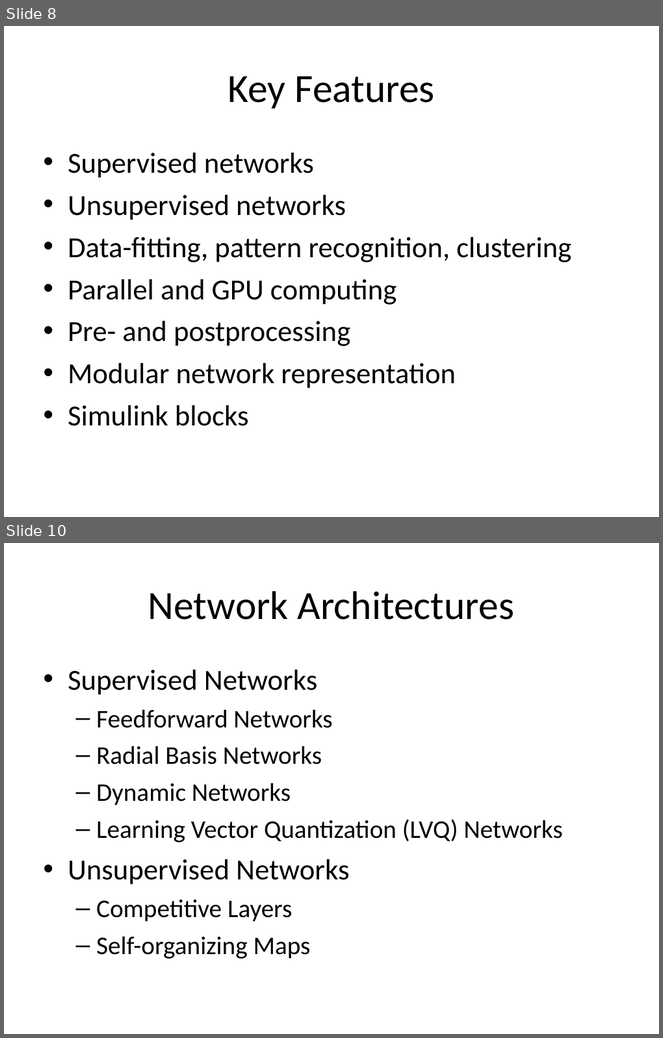
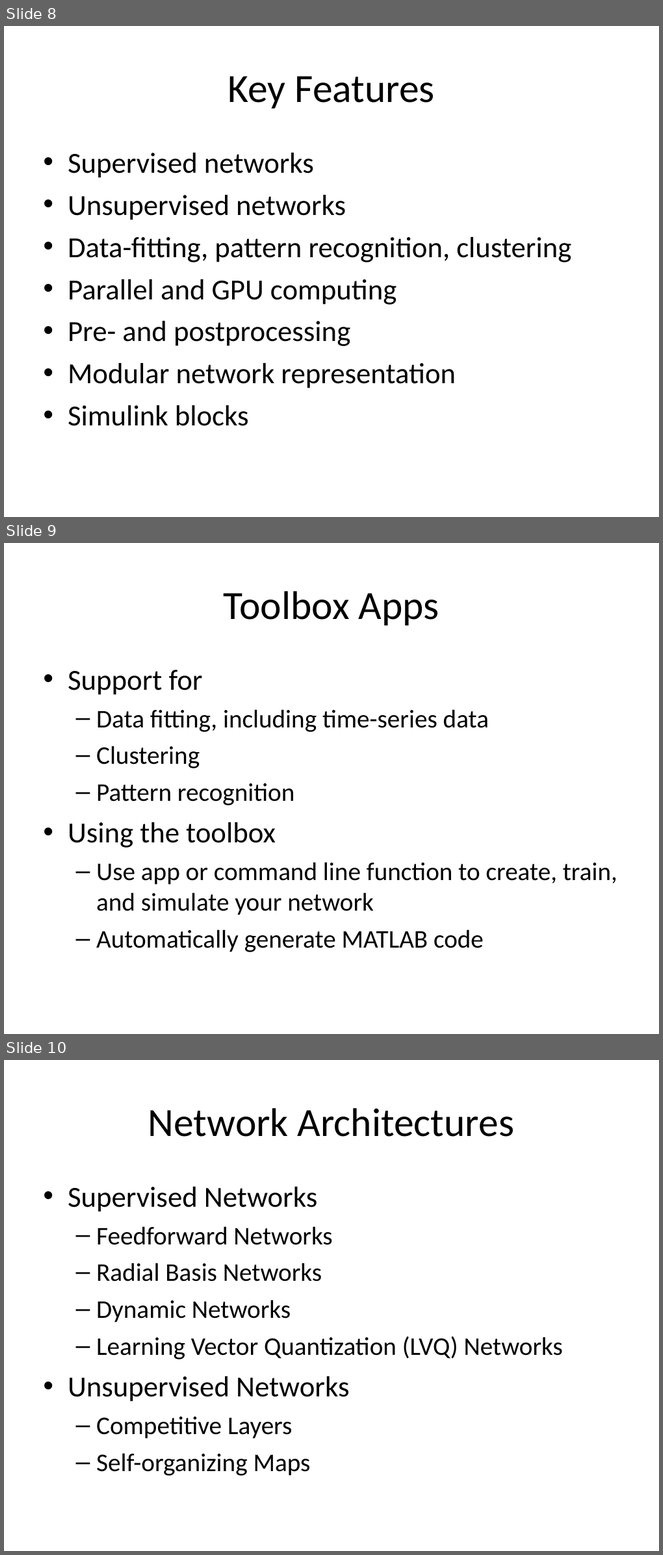
Before and after one commit to mazzas/School, a slide deck: SE4910/Project/Neural Network Toolbox.ppt. Shown one above the other, each under a label of ours: slides 8 and 10 before the commit, slides 8, 9 and 10 after it; the slides between them are not shown. The pictures are 663x1038 and 663x1555 pixels, drawn with LibreOffice and Linux fonts; fonts in the diff are those of the drawing. Boxes give left, top, right and bottom in pixels: in the first picture for what was removed or moved away, otherwise in the second. Text is boxed around its words. In the diff, an @@ line names an element or a change of style, - is before the commit and + after.

```diff
--- a/SE4910/Project/Neural Network Toolbox.ppt
+++ b/SE4910/Project/Neural Network Toolbox.ppt
@@ slide 9 added at [4,543,659,1034], background #FFFFFF @@
@@ title added at [224,591,440,626], 44 pt, text #000000 @@
+Toolbox Apps
@@ text added at [68,670,618,953], 28 pt, text #000000 @@
+• Support for
+  – Data fitting, including time-series data
+  – Clustering
+  – Pattern recognition
+• Using the toolbox
+  – Use app or command line function to create, train, and simulate your network
+  – Automatically generate MATLAB code
```
Also in this commit, not shown: 2 slides changed, 2 other slides added, 3 slides removed.
